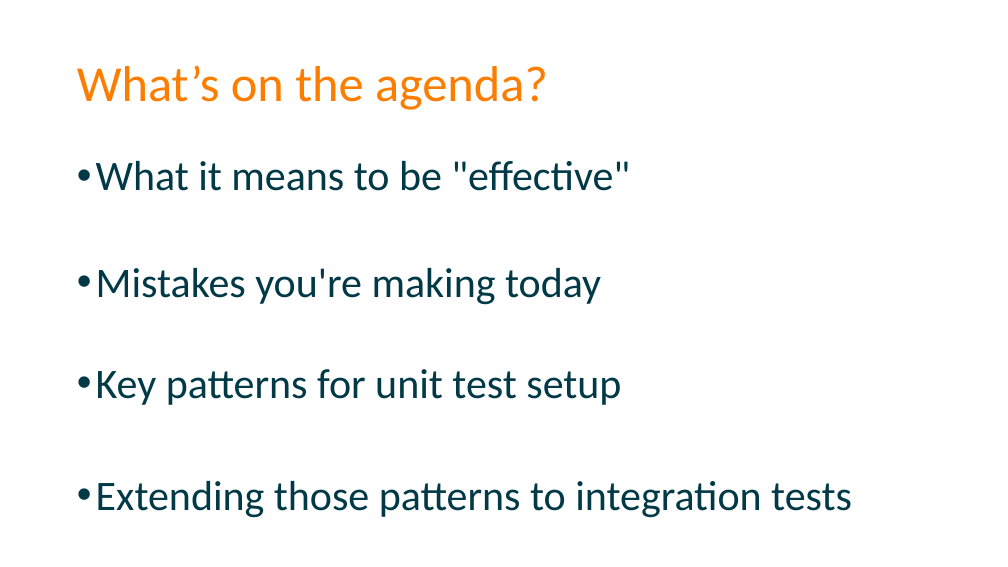
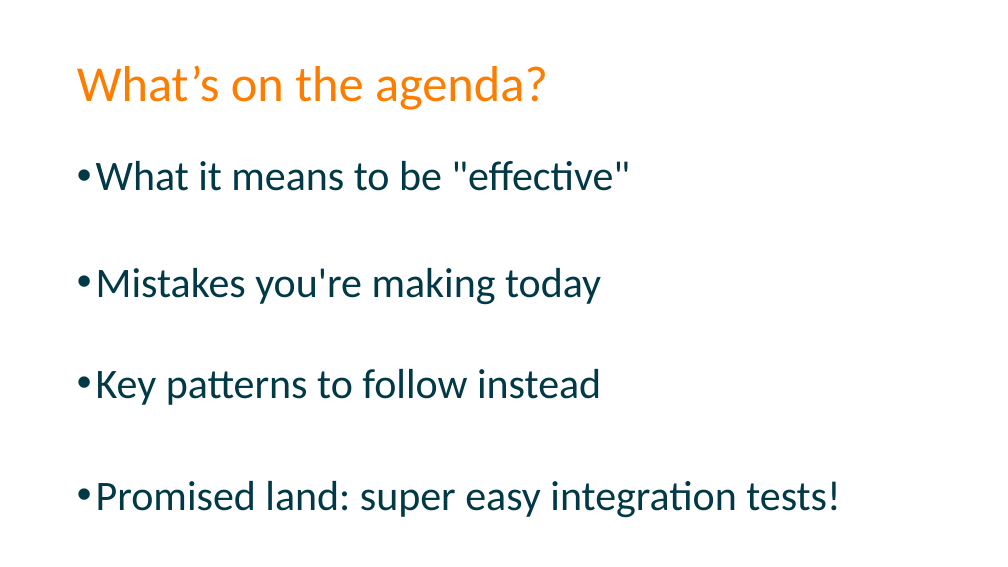
Before and after one commit to spetryjohnson/Talk-Patterns_of_Effective_Test_Setup, a slide deck: slide 13 of POETS - CodeMash 2017.pptx. Drawn at 1008x567 pixels with LibreOffice and Linux fonts; fonts in the diff are those of the drawing. Boxes give left, top, right and bottom in pixels: in the first picture for what was removed or moved away, otherwise in the second. Text is boxed around its words. In the diff, an @@ line names an element or a change of style, - is before the commit and + after.

Commit message:
Refactoring complete
Reorganized things so that the 4 effective patterns mirror the 4
mistakes and moved integration tests into the main narrative, rather
than being something at the end

```diff
--- a/POETS - CodeMash 2017.pptx
+++ b/POETS - CodeMash 2017.pptx
@@ text at (x1=96, y1=369, x2=840, y2=518): text changed @@
-• Key patterns for unit test setup
-• Extending those patterns to integration tests
+• Key patterns to follow instead
+• Promised land: super easy integration tests!
```
Also in this commit, not shown: 32 other slides changed, 3 slides added, 10 slides removed, 1 other file.
